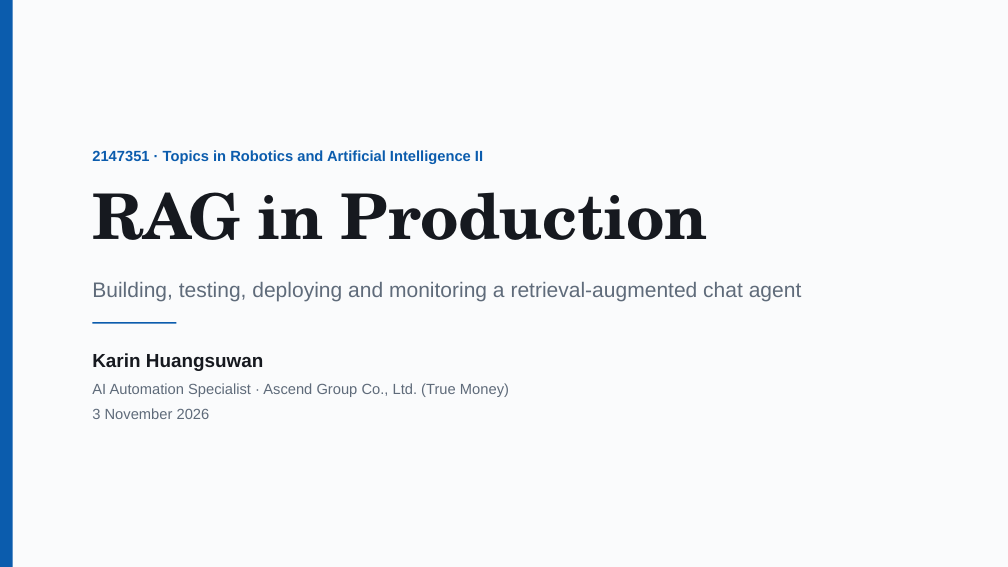
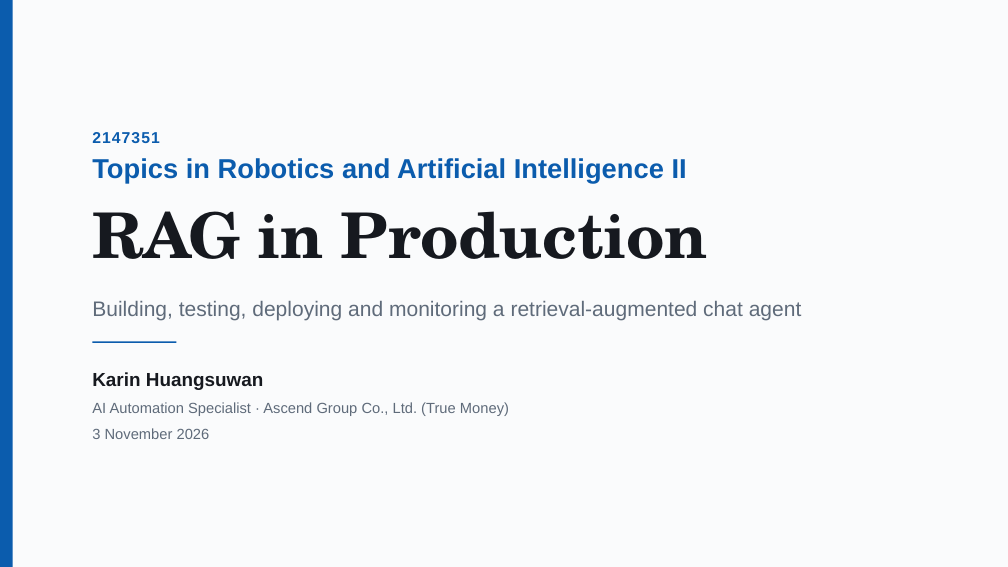
Before and after one commit to karin-8/rag-chatbot-student, a slide deck: slide 1 of student-guide/RAG in Production.pptx. Drawn at 1008x567 pixels with LibreOffice and Linux fonts; fonts in the diff are those of the drawing. Boxes give left, top, right and bottom in pixels: in the first picture for what was removed or moved away, otherwise in the second. Text is boxed around its words. In the diff, an @@ line names an element or a change of style, - is before the commit and + after.

```diff
--- a/student-guide/RAG in Production.pptx
+++ b/student-guide/RAG in Production.pptx
@@ text added at box(92, 132, 159, 143), 15 pt, text #0B5CAD, bold @@
+2147351
@@ text at box(92, 158, 687, 183): text changed; size 14 to 26 pt @@
-2147351 · Topics in Robotics and Artificial Intelligence II
+Topics in Robotics and Artificial Intelligence II
@@ 4 texts, 1 title, 1 rectangle: place and size @@
-4 texts, 1 title, 1 rectangle at box(92, 192, 802, 419)
+4 texts, 1 title, 1 rectangle at box(92, 211, 802, 439)
```
Also in this commit, not shown: 52 other slides changed, 6 slides added, 1 slide removed.
